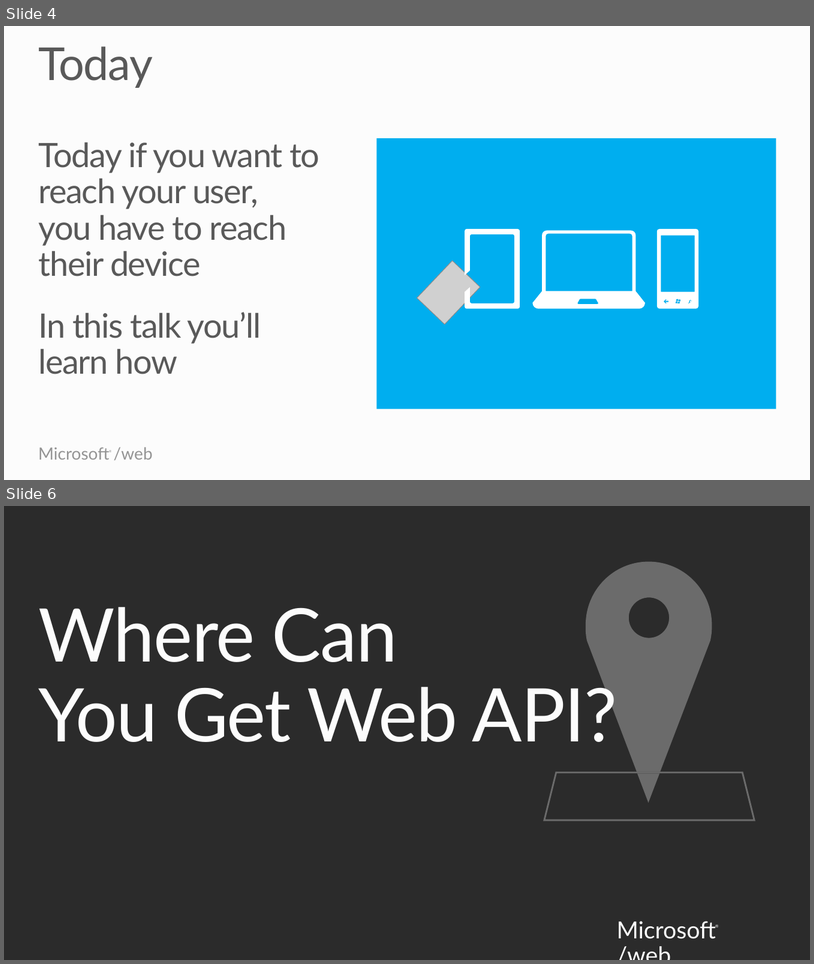
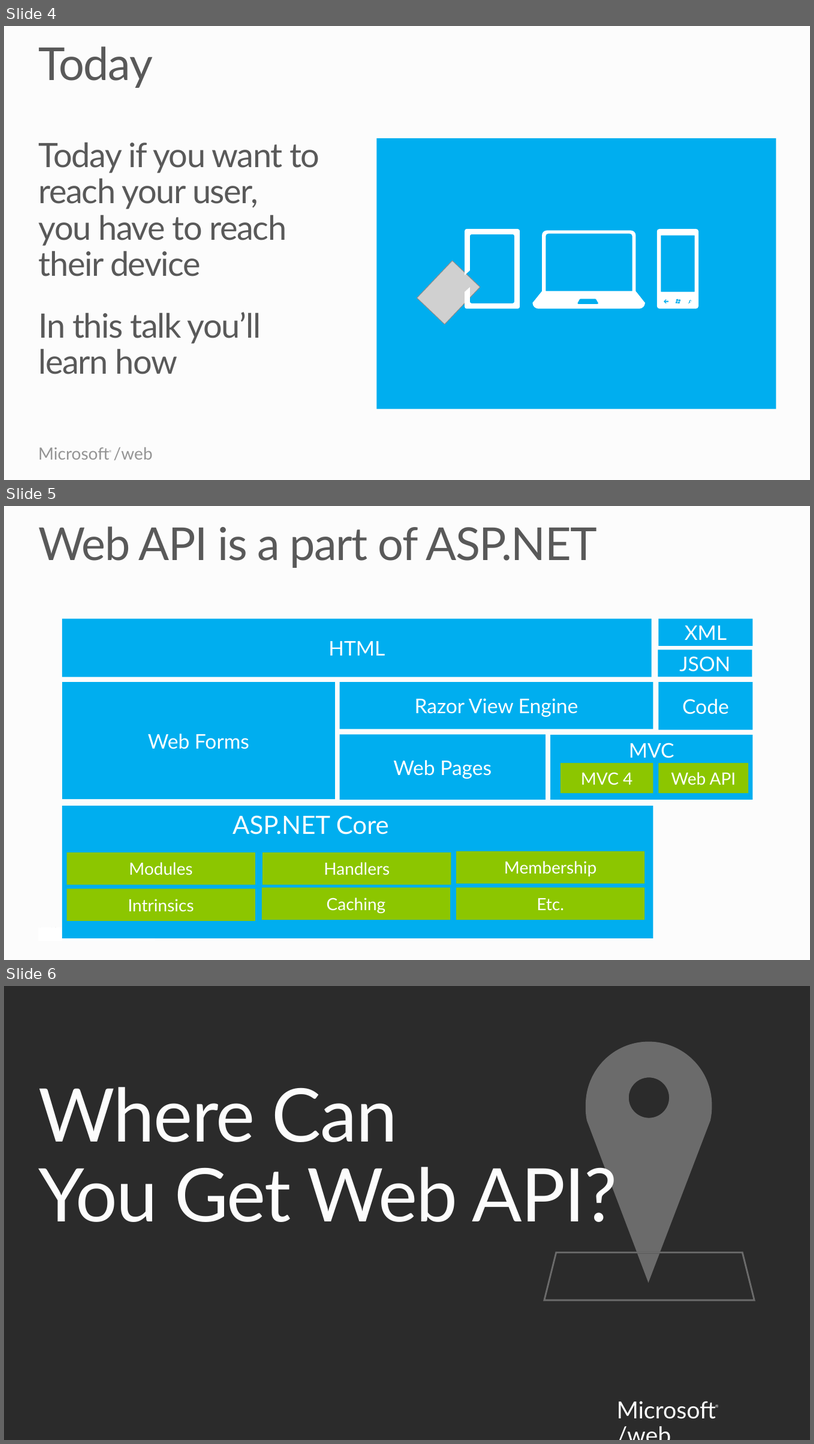
Before and after one commit to Microsoft-Web/WebTK-Presentations, a slide deck: AddingWebApiToASPNETSite/AddingWebApiToASPNETSite.pptx. Shown one above the other, each under a label of ours: slides 4 and 6 before the commit, slides 4, 5 and 6 after it; the slides between them are not shown. The pictures are 814x964 and 814x1444 pixels, drawn with LibreOffice and Linux fonts; fonts in the diff are those of the drawing; grey boxes stand for pictures; background and template pictures are left out; a plain dark background stands for a picture behind light text. Boxes give left, top, right and bottom in pixels: in the first picture for what was removed or moved away, otherwise in the second. Text is boxed around its words. In the diff, an @@ line names an element or a change of style, - is before the commit and + after.

```diff
--- a/AddingWebApiToASPNETSite/AddingWebApiToASPNETSite.pptx
+++ b/AddingWebApiToASPNETSite/AddingWebApiToASPNETSite.pptx
@@ slide 5 added at (4, 506, 810, 960), background #FCFCFC; not listed: 1 template element that a slide beside it also shows @@
@@ title added at (38, 526, 597, 568), 54 pt, text #595959 @@
+Web API is a part of ASP.NET
@@ rectangle added at (62, 619, 652, 676), fill #00AEEF, 24 pt, text #FFFFFF @@
+HTML
@@ group added at (658, 619, 753, 793): 4 rectangles @@
+Web API
+Code
+JSON
+XML
@@ rectangle added at (62, 682, 335, 799), fill #00AEEF, 24 pt, text #FFFFFF @@
+Web Forms
@@ rectangle added at (340, 682, 653, 729), fill #00AEEF, 24 pt, text #FFFFFF @@
+Razor View Engine
@@ rectangle added at (340, 734, 546, 799), fill #00AEEF, 24 pt, text #FFFFFF @@
+Web Pages
@@ rectangle added at (551, 735, 753, 799), fill #00AEEF, 24 pt, text #FFFFFF @@
+MVC
@@ rectangle added at (561, 762, 653, 793), fill #8CC600, 20 pt, text #FFFFFF @@
+MVC 4
@@ rectangle added at (62, 805, 653, 938), fill #00AEEF @@
@@ text added at (233, 815, 389, 834), 30 pt, text #FFFFFF @@
+ASP.NET Core
@@ rectangle added at (67, 852, 255, 884), fill #8CC600, 20 pt, text #FFFFFF @@
+Modules
@@ rectangle added at (263, 852, 452, 884), fill #8CC600, 20 pt, text #FFFFFF @@
+Handlers
@@ rectangle added at (456, 851, 645, 883), fill #8CC600, 20 pt, text #FFFFFF @@
+Membership
@@ rectangle added at (67, 888, 255, 921), fill #8CC600, 20 pt, text #FFFFFF @@
+Intrinsics
@@ rectangle added at (262, 887, 450, 919), fill #8CC600, 20 pt, text #FFFFFF @@
+Caching
@@ rectangle added at (456, 887, 645, 919), fill #8CC600, 20 pt, text #FFFFFF @@
+Etc.
@@ rectangle added at (38, 927, 155, 941), fill #FFFFFF @@
```
Also in this commit, not shown: 3 slides changed, 2 other slides added.
